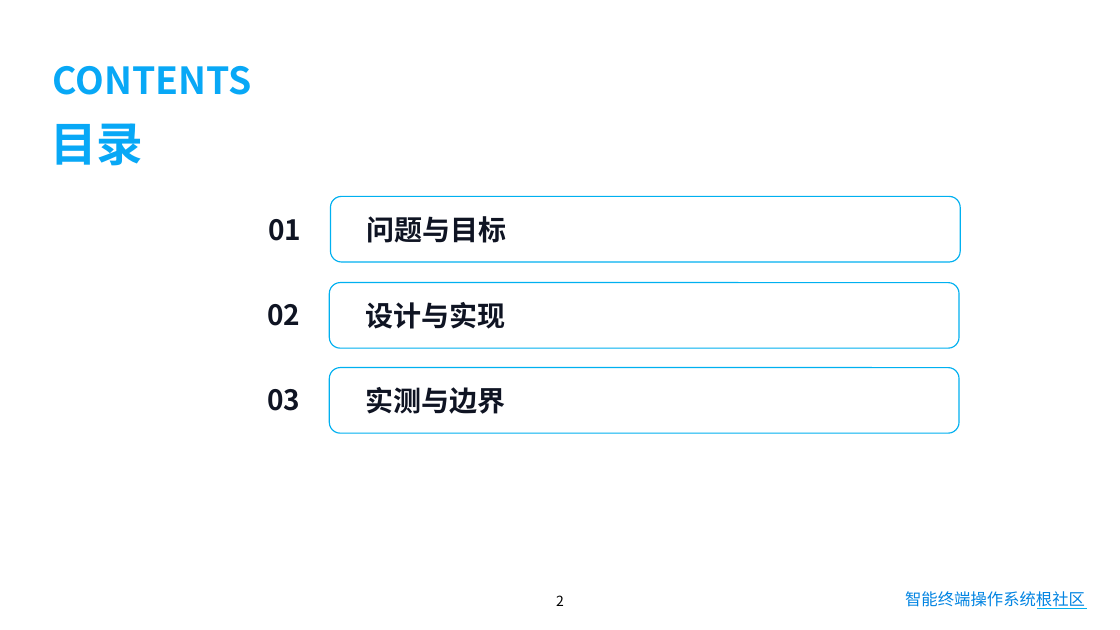
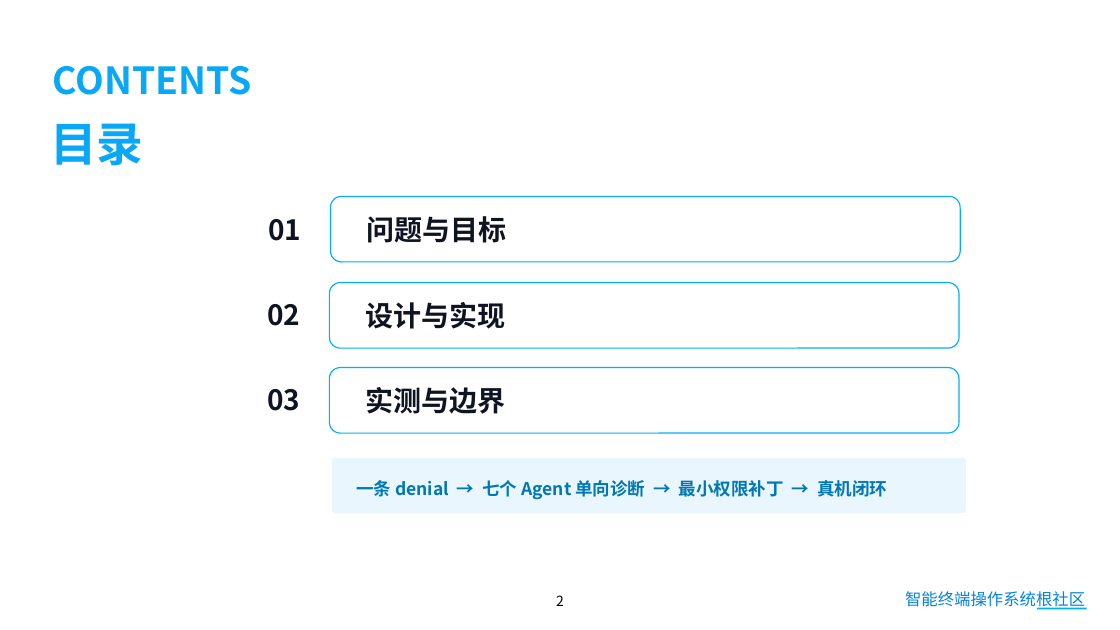
Before and after one commit to asymecat/policy_loop, a slide deck: slide 2 of docs/policy_loop-答辩.pptx. Drawn at 1120x630 pixels with LibreOffice and Linux fonts; fonts in the diff are those of the drawing. Boxes give left, top, right and bottom in pixels: in the first picture for what was removed or moved away, otherwise in the second. Text is boxed around its words. In the diff, an @@ line names an element or a change of style, - is before the commit and + after.

```diff
--- a/docs/policy_loop-答辩.pptx
+++ b/docs/policy_loop-答辩.pptx
@@ rounded rectangle added at [332,458,966,513], fill #EAF6FD, 15 pt, text #0078B4, bold @@
+一条 denial → 七个 Agent 单向诊断 → 最小权限补丁 → 真机闭环
@@ text "智能终端操作系统根社区" at [905,591,1085,610]: text colour gradient #0284E2 to #00B050 to #0284E2 @@
```
Also in this commit, not shown: 20 other slides changed, 1 other file.
